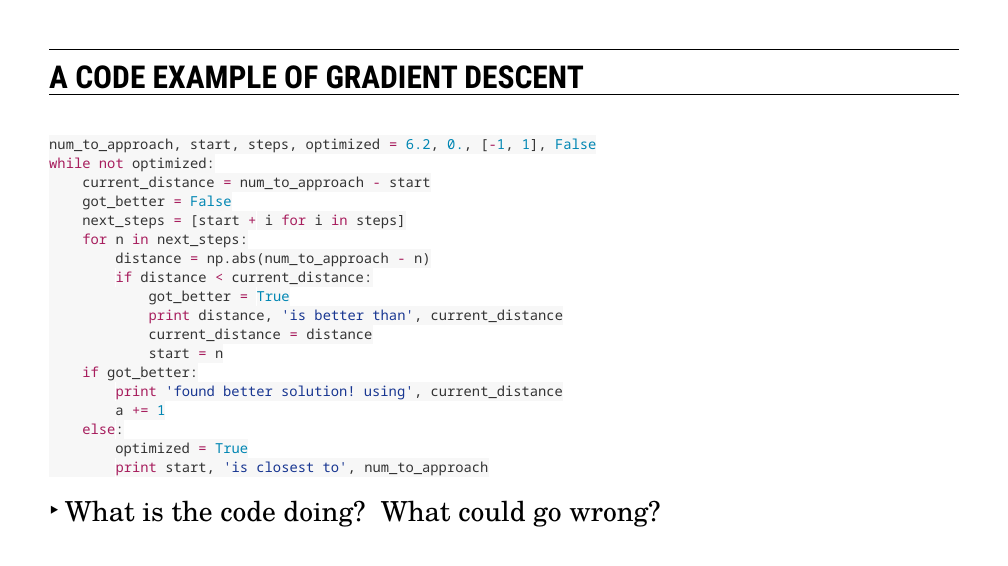
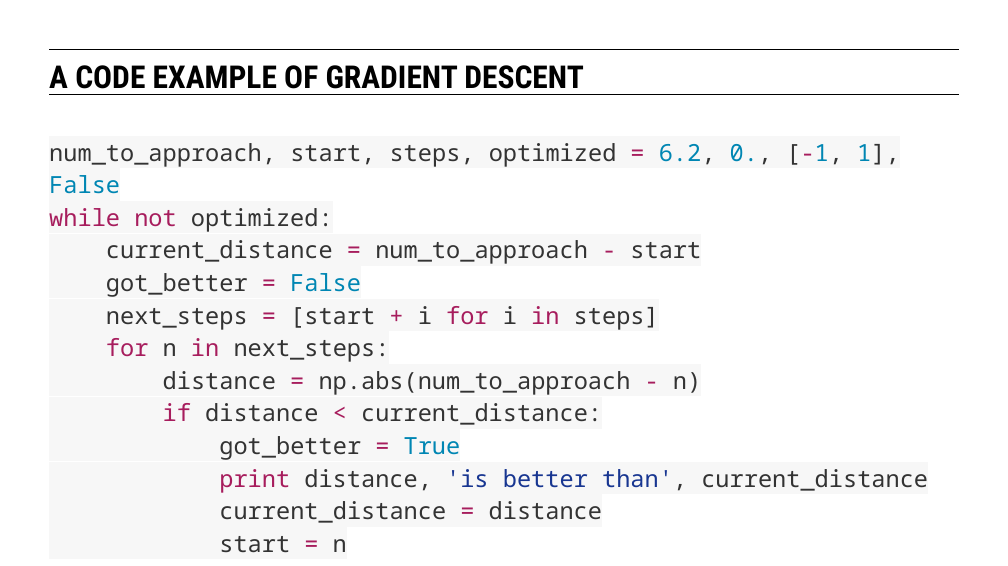
Before and after one commit to eflautt/ga-data-science, a slide deck: slide 50 of lessons/lesson-07/07-evaluating-model-fit.pptx (slide 39 before the commit). Drawn at 1008x566 pixels with LibreOffice and Linux fonts; fonts in the diff are those of the drawing. Boxes give left, top, right and bottom in pixels: in the first picture for what was removed or moved away, otherwise in the second. Text is boxed around its words. In the diff, an @@ line names an element or a change of style, - is before the commit and + after.

```diff
--- a/lessons/lesson-07/07-evaluating-model-fit.pptx
+++ b/lessons/lesson-07/07-evaluating-model-fit.pptx
@@ text at [49,143,928,553]: text changed; size 14 to 24 pt @@
-num_to_approach, start, steps, optimized = 6.2, 0., [-1, 1], False
-while not optimized:
-current_distance = num_to_approach - start
-got_better = False
-next_steps = [start + i for i in steps]
-for n in next_steps:
-distance = np.abs(num_to_approach - n)
-if distance < current_distance:
-got_better = True
-print distance, 'is better than', current_distance
-current_distance = distance
-start = n
-if got_better:
-print 'found better solution! using', current_distance
-a += 1
-else:
-optimized = True
-print start, 'is closest to', num_to_approach
-‣ What is the code doing? What could go wrong?
+num_to_approach, start, steps, optimized = 6.2, 0., [-1, 1], False
+while not optimized:
+current_distance = num_to_approach - start
+got_better = False
+next_steps = [start + i for i in steps]
+for n in next_steps:
+distance = np.abs(num_to_approach - n)
+if distance < current_distance:
+got_better = True
+print distance, 'is better than', current_distance
+current_distance = distance
+start = n
```
Also in this commit, not shown: 24 other slides changed, 12 slides added.
